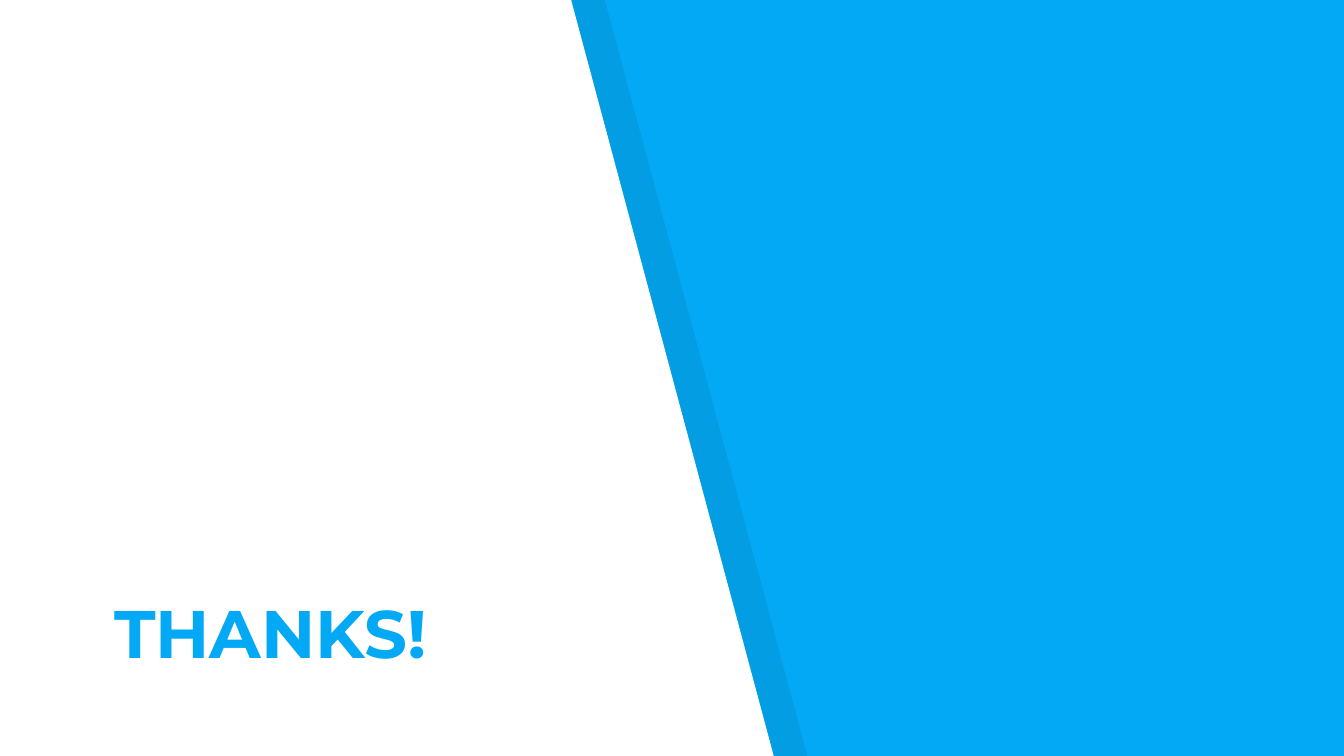
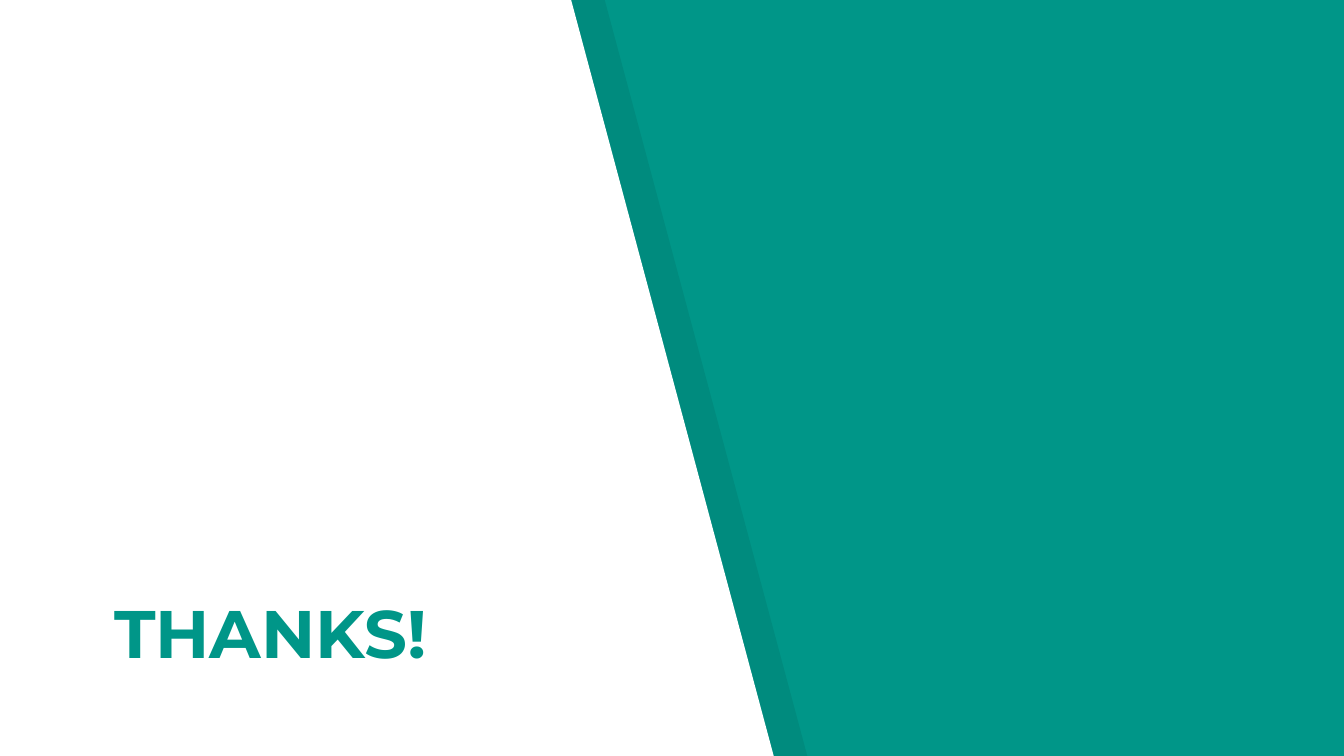
Before and after one commit to Faallen/VGIS8, a slide deck: slide 10 of Report/Computer Vision seminar presentation.pptx (slide 9 before the commit). Drawn at 1344x756 pixels with LibreOffice and Linux fonts; fonts in the diff are those of the drawing. Boxes give left, top, right and bottom in pixels: in the first picture for what was removed or moved away, otherwise in the second. Text is boxed around its words. In the diff, an @@ line names an element or a change of style, - is before the commit and + after.

```diff
--- a/Report/Computer Vision seminar presentation.pptx
+++ b/Report/Computer Vision seminar presentation.pptx
@@ background #03A9F4 to #009688 @@
@@ text "THANKS!" at box(114, 610, 426, 659): text colour #03A9F4 to #009688 @@
```
Also in this commit, not shown: 5 other slides changed, 1 slide added.
